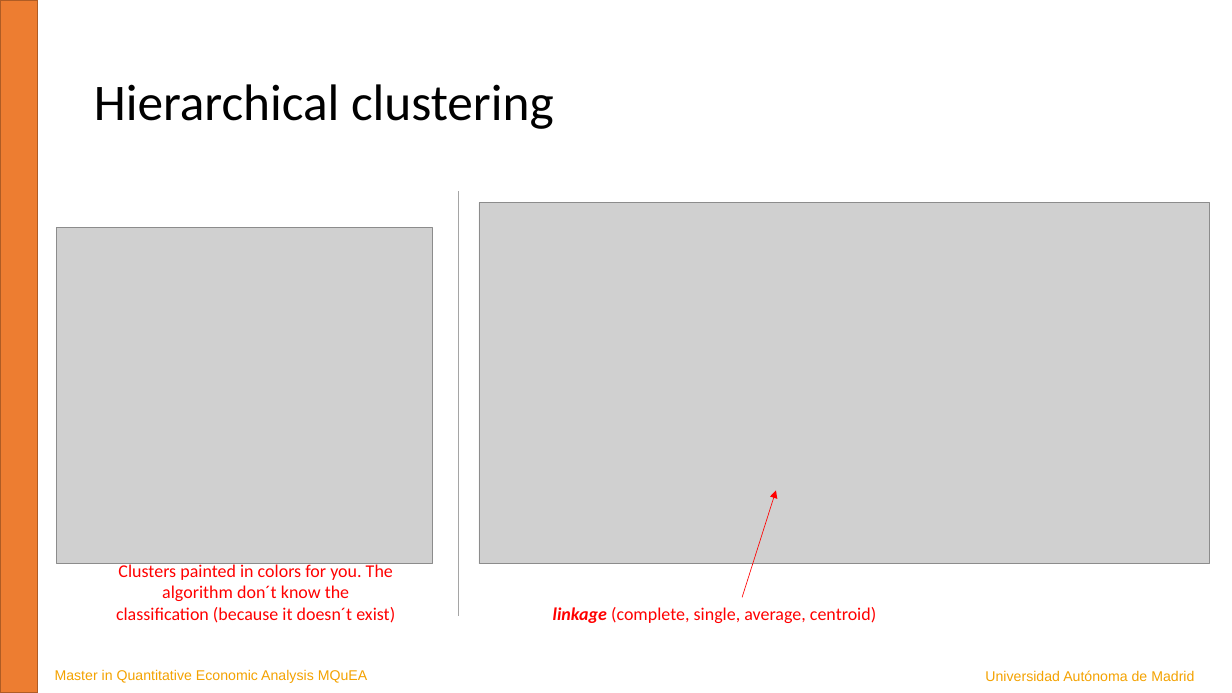
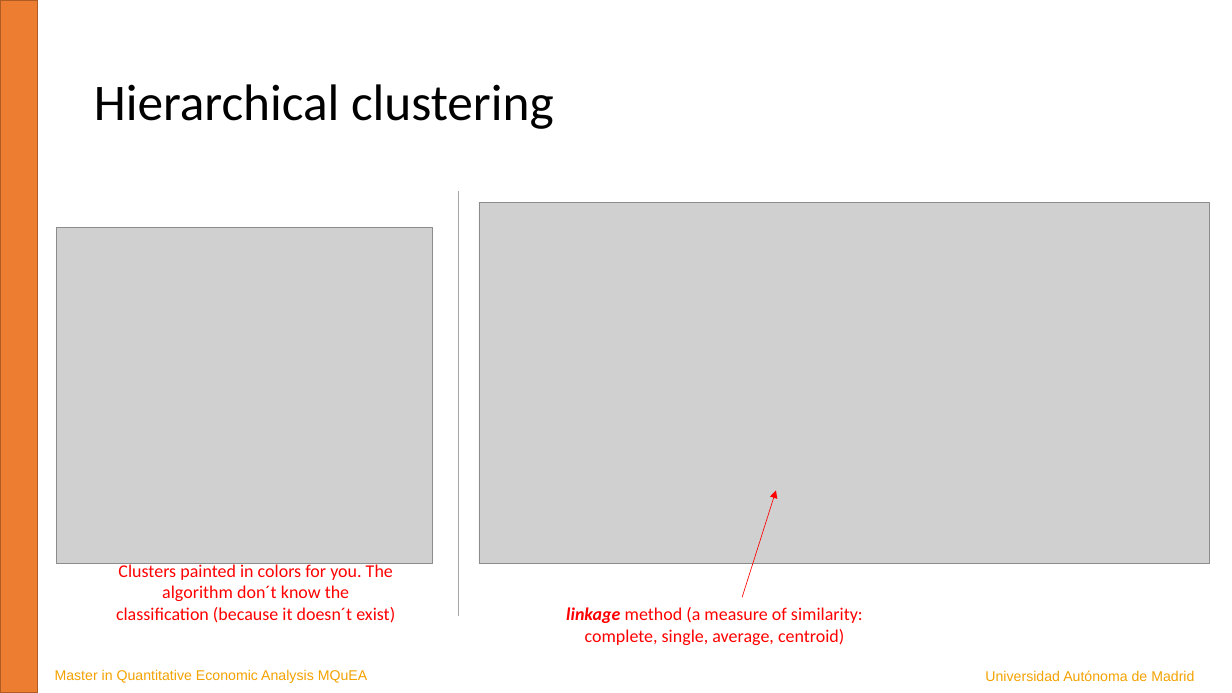
Before and after one commit to JavierBas/IMLEF-MQuEA, a slide deck: slide 16 of Course content/Slides/Topic 8 - Clustering.pptx. Drawn at 1232x693 pixels with LibreOffice and Linux fonts; fonts in the diff are those of the drawing; grey boxes stand for pictures. Boxes give left, top, right and bottom in pixels: in the first picture for what was removed or moved away, otherwise in the second. Text is boxed around its words. In the diff, an @@ line names an element or a change of style, - is before the commit and + after.

```diff
--- a/Course content/Slides/Topic 8 - Clustering.pptx
+++ b/Course content/Slides/Topic 8 - Clustering.pptx
@@ text at (x1=566, y1=607, x2=863, y2=645): text changed @@
-linkage (complete, single, average, centroid)
+linkage method (a measure of similarity: complete, single, average, centroid)
```
Also in this commit, not shown: 1 other file.
